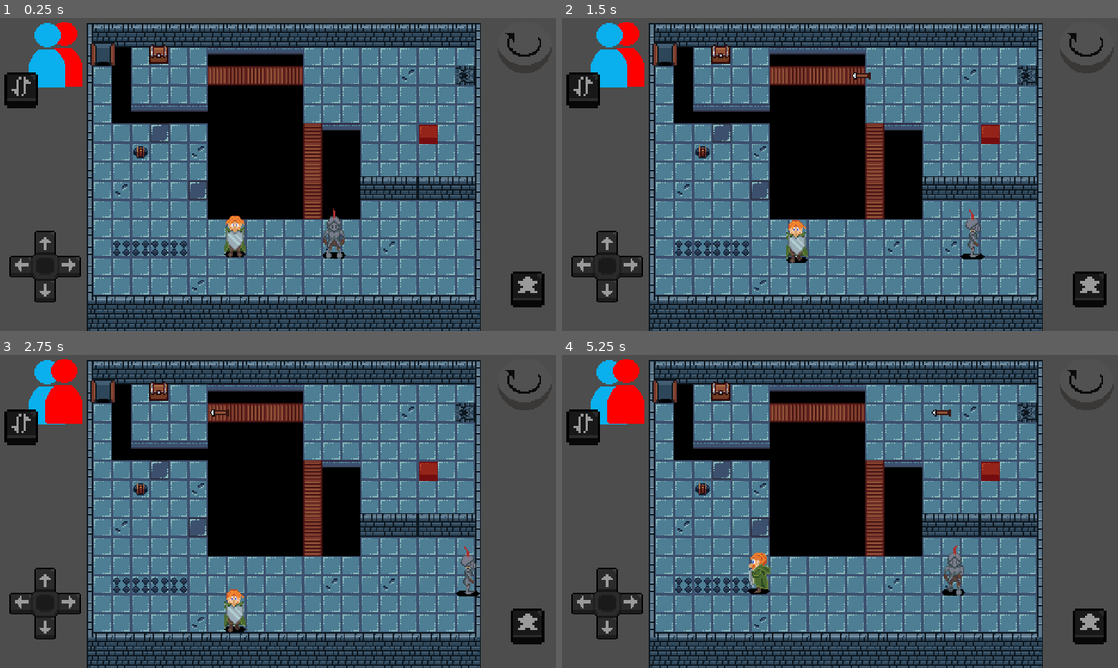
Above: before the commit, frames 1-4 (two rows, left to right).
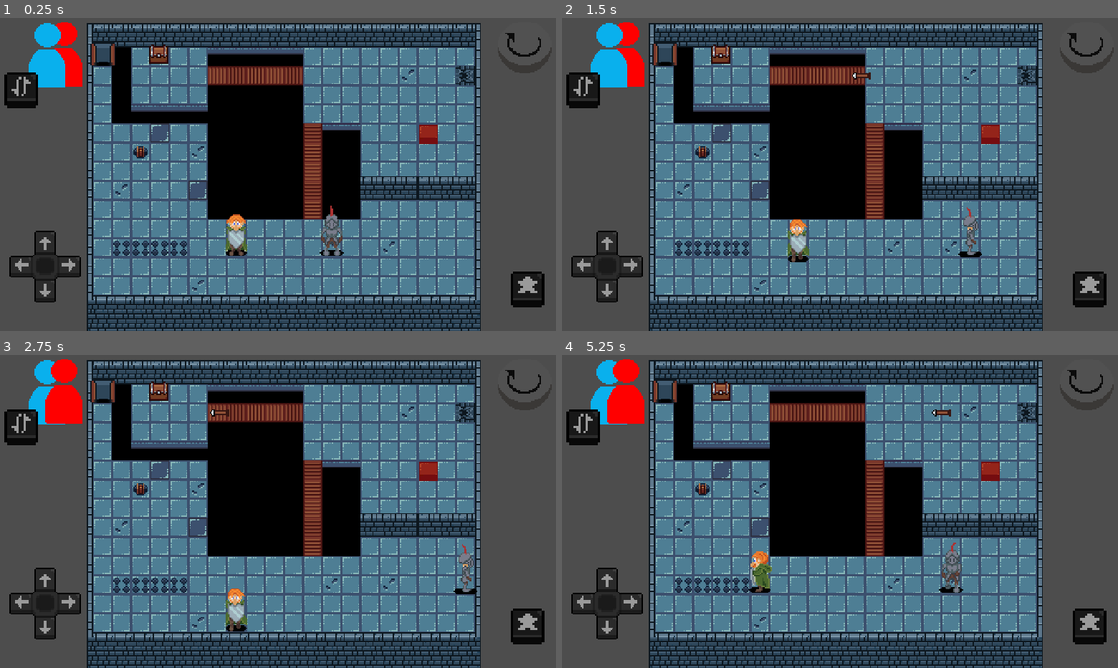
Above: after the commit, the same moments.

Repository: gumaciel/awesome-game-jam-01
Game: Godot game, scene res://scenes/main/main.tscn
The game is run twice, just before and just after one commit, with the same random seed, the same clock (stepped at 60 frames per second) and the same inputs. The engine's default icon, where the game draws it, is replaced by a stand-in: a white triangle on a blue panel in a dark square.
Inputs (mouse positions are in pixels of both pictures, inside the frame that each line leads up to):
- Up to frame 1 (0.25 s): no input
- Up to frame 2 (1.5 s): tap Enter at 0.5 s; move the mouse to (973, 152) at 0.52 s; hold D (move_right) 0.53-1.28 s; hold J (alternate) 0.53-1.28 s; click (973, 152) at 0.67 s; move the mouse to (728, 187) at 1.27 s; hold S (move_down) from 1.28 s (still down); tap J (alternate) at 1.35 s
- Up to frame 3 (2.75 s): move the mouse to (339, 436) at 2.02 s; release S (move_down) at 2.03 s; hold D (move_right) from 2.03 s (still down); hold J (alternate) from 2.03 s (still down)
- Up to frame 4 (5.25 s): move the mouse to (817, 570) at 2.77 s; release D (move_right) at 2.78 s; release J (alternate) at 2.78 s; hold W (move_up) 2.78-3.53 s; tap J (alternate) at 2.85, 4.35 s; click (817, 570) at 2.92 s; move the mouse to (1017, 555) at 3.52 s; hold J (alternate) 3.53-4.28 s; hold A (move_left) 3.53-5.03 s; move the mouse to (673, 458) at 4.27 s; move the mouse to (873, 508) at 5.02 s; hold S (move_down) from 5.03 s (still down); hold J (alternate) from 5.03 s (still down); click (873, 508) at 5.17 s

The runs differ from the first frame. In frame 1, 0.7% of the frame differs, in the area x 40-63%, y 59-77%; in frame 2, 0.6%; in frame 3, 0.6%; in frame 4, 0.7%.

Commit message:
feat: player colliding with each other

Diff:
--- a/characters/player_base.tscn
+++ b/characters/player_base.tscn
@@ -166,19 +166,23 @@
 
 [node name="Up" type="RayCast2D" parent="Raycasts"]
 target_position = Vector2(0, -20)
-collision_mask = 2
+collision_mask = 3
+collide_with_areas = true
 
 [node name="Down" type="RayCast2D" parent="Raycasts"]
 target_position = Vector2(0, 20)
-collision_mask = 2
+collision_mask = 3
+collide_with_areas = true
 
 [node name="Left" type="RayCast2D" parent="Raycasts"]
 target_position = Vector2(-20, 0)
-collision_mask = 2
+collision_mask = 3
+collide_with_areas = true
 
 [node name="Right" type="RayCast2D" parent="Raycasts"]
 target_position = Vector2(20, 0)
-collision_mask = 2
+collision_mask = 3
+collide_with_areas = true
 
 [node name="Animations" type="AnimationPlayer" parent="."]
 libraries = {
--- a/scenes/levels/test_scene.tscn
+++ b/scenes/levels/test_scene.tscn
@@ -51,12 +51,12 @@
 
 [node name="Player2" parent="." instance=ExtResource("4_qwccp")]
 unique_name_in_owner = true
-position = Vector2(282, 199)
+position = Vector2(280, 197)
 active = false
 
 [node name="Player1" parent="." instance=ExtResource("5_eeddq")]
 unique_name_in_owner = true
-position = Vector2(199, 198)
+position = Vector2(200, 197)
 
 [node name="FireCanon" parent="." instance=ExtResource("6_shbqr")]
 position = Vector2(89, 38)
